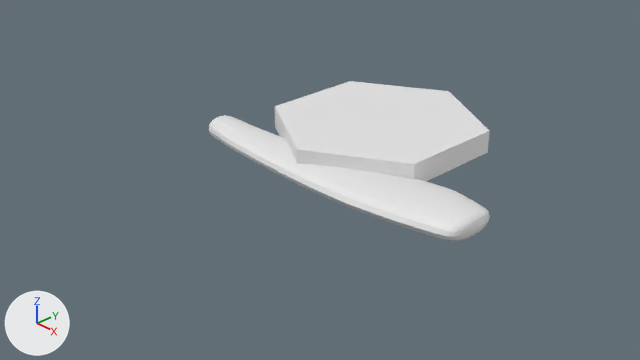
An edit to the Blender file SaveEmotion/Assets/Arts/BlenderFile/Snall_Body_Eye.blend, drawn before and after from the same camera.
Rendered twice from the file's camera 'Camera'. Every picture has the same lights, and +X, +Y and +Z are marked at lower left. The same objects are shown in both versions, whatever each file hides.

The scene before the commit, as lines of its bpy script (objects in view):
```python
me_circle_003 = bpy.data.meshes.new('Circle.003')
me_circle_003.from_pydata(...)  # a 6-sided cylinder along y spanning x -130.0..130.0, y 0.0..32.0, z -150.0..150.0
me_cube = bpy.data.meshes.new('Cube')
me_cube.from_pydata(...)  # 92 vertices, 90 faces; spans x -1.0..1.0, y -0.67..1.58, z -0.37..0.37
me_cube.materials.append(mat_material)  # white #e7e7e7
ob_body = bpy.data.objects.new('Body', me_cube)
ob_body.location = (0.0, 0.0, 0.0)
ob_body.scale = (2.25, 0.63, 0.51)
_m = ob_body.modifiers.new('Smooth', 'SMOOTH')
_m = ob_body.modifiers.new('Subdivision', 'SUBSURF')
ob_snall = bpy.data.objects.new('Snall', me_circle_003)
ob_snall.location = (-0.257, 1.353, 0.0)
ob_snall.rotation_euler = (1.571, 0.0, 0.0)  # degrees (90, 0, 0)
ob_snall.scale = (0.01, 0.01, 0.01)
```
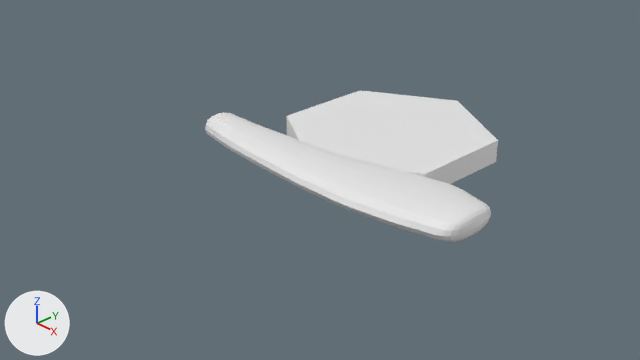
Where the newer file only moved an object's origin or applied its transform, the numbers keep the older frame.

What differs and where, as boxes (x1, y1, x2, y2) in the pictures (640 x 360 px):
'Snall', moved
    before: (275, 81, 489, 181)
    after: (286, 90, 498, 184)
'Body', modifiers changed
    before: (209, 115, 490, 241)
    after: (205, 112, 491, 242)

The change in detail:
Object 'Body' (ob_body) loses its SMOOTH modifier named 'Smooth'.
Object 'Body' (ob_body) has a SUBSURF modifier named 'Subdivision'.
Modifier setting: levels = 2.
Object 'Snall' (ob_snall) moves from (-0.257, 1.353, 0.0) to (-0.252, 1.563, -0.202).
